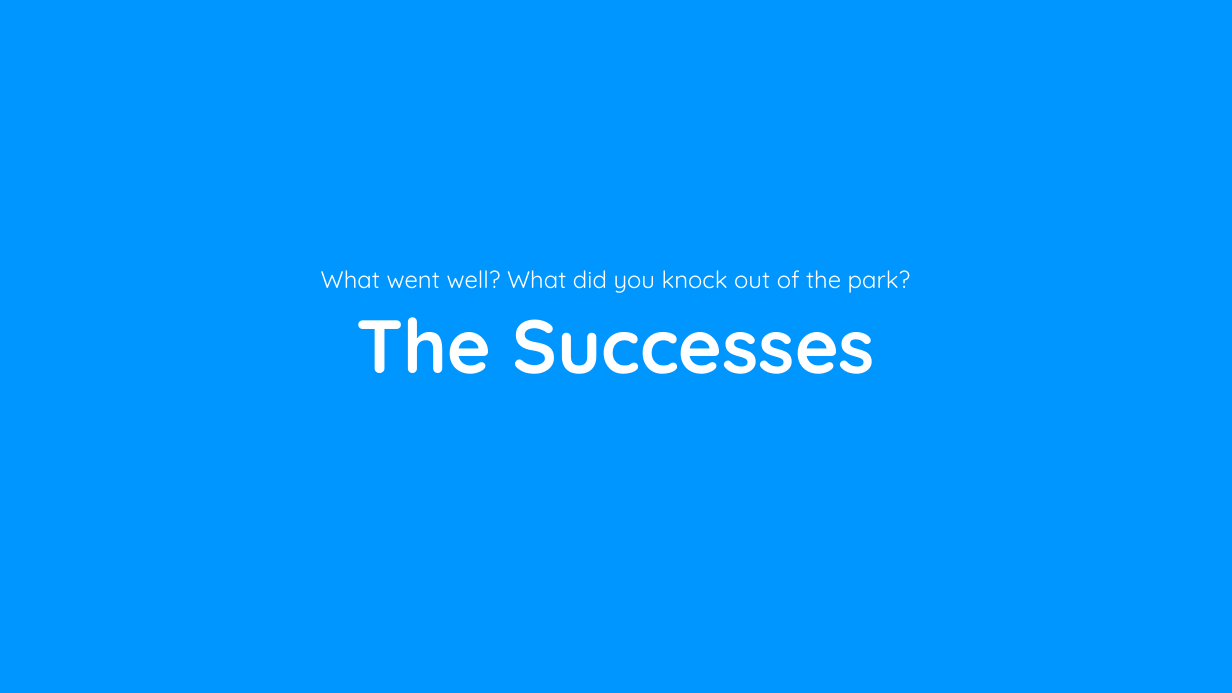
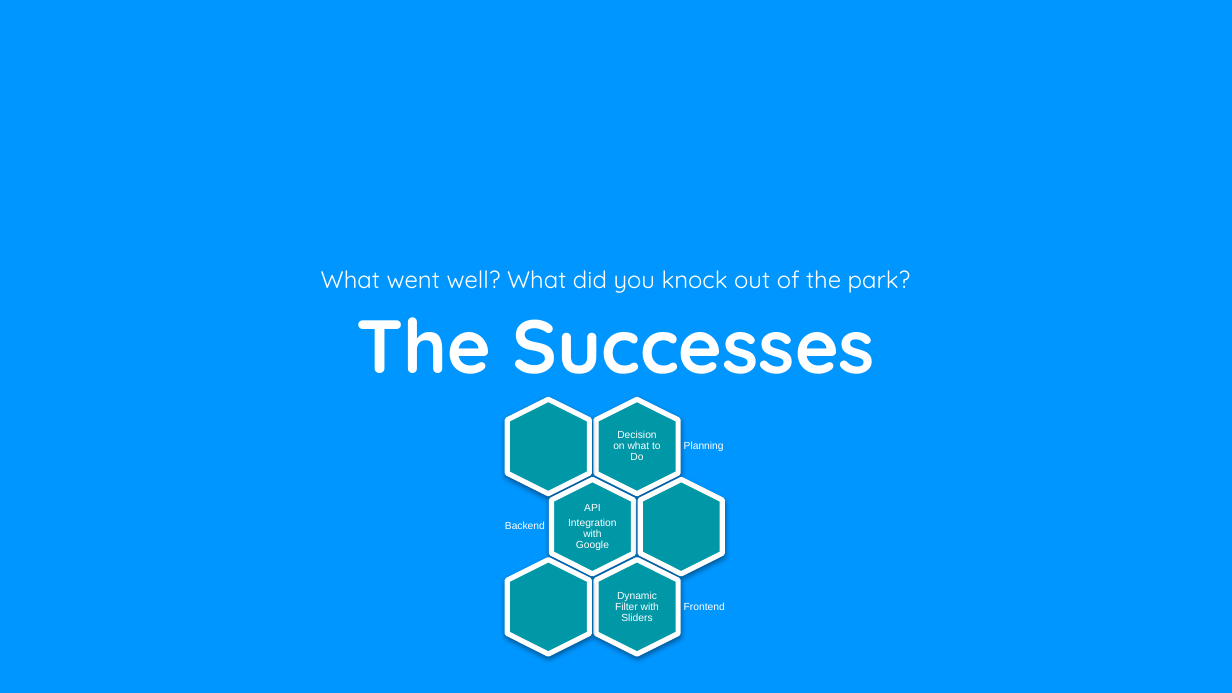
Before and after one commit to packback2000/BrainStation-PairProgramming, a slide deck: slide 4 of PairProgrammingTemplate 2022.pptx. Drawn at 1232x693 pixels with LibreOffice and Linux fonts; fonts in the diff are those of the drawing; background and template pictures are left out. Boxes give left, top, right and bottom in pixels: in the first picture for what was removed or moved away, otherwise in the second. Text is boxed around its words. In the diff, an @@ line names an element or a change of style, - is before the commit and + after.

```diff
--- a/PairProgrammingTemplate 2022.pptx
+++ b/PairProgrammingTemplate 2022.pptx
@@ group added at [505, 399, 725, 654]: 6 hexagons, 6 texts @@
+Decision on what to Do
+Planning
+API
+Integration with Google
+Backend
+Dynamic Filter with Sliders
+Frontend
```
Also in this commit, not shown: 2 other slides changed, 1 slide added, 1 slide removed, 1 other file.
